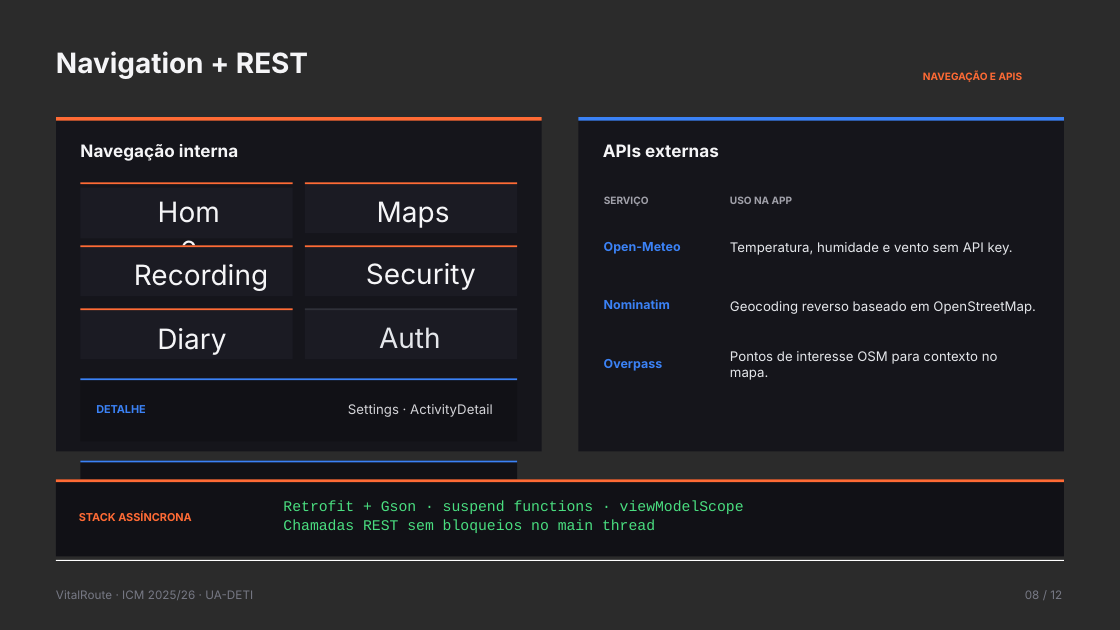
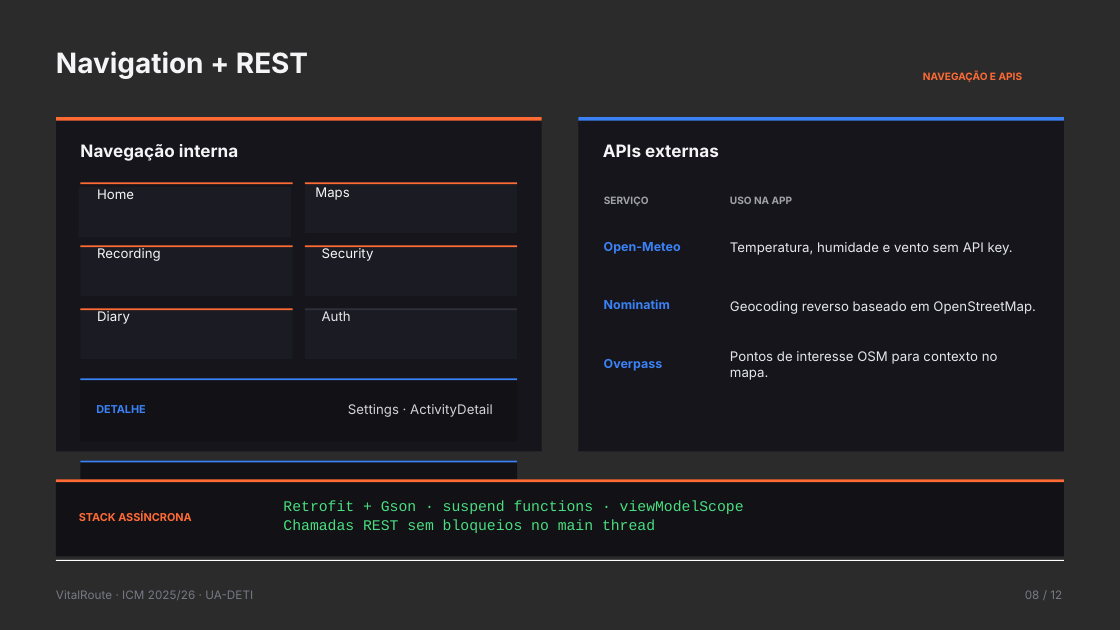
Before and after one commit to Duarte-Lourenco/ICM_2025-2026, a slide deck: slide 8 of VitalRoutePPT.pptx. Drawn at 1120x630 pixels with LibreOffice and Linux fonts; fonts in the diff are those of the drawing; background and template pictures are left out; a plain dark background stands for a picture behind light text. Boxes give left, top, right and bottom in pixels: in the first picture for what was removed or moved away, otherwise in the second. Text is boxed around its words. In the diff, an @@ line names an element or a change of style, - is before the commit and + after.

Commit message:
PowerPoint, atualização

```diff
--- a/VitalRoutePPT.pptx
+++ b/VitalRoutePPT.pptx
@@ text "Home": place and size @@
-text "Home" at bbox=[137, 195, 225, 228]
+text "Home" at bbox=[97, 189, 134, 199]
@@ text "Home" at bbox=[97, 189, 134, 199]: size 18 to 8.5 pt; alignment centre to left @@
@@ size 18 to 8.5 pt in 5 elements at bbox=[97, 248, 161, 261], bbox=[322, 248, 374, 261], bbox=[322, 311, 351, 321], bbox=[97, 311, 130, 324], bbox=[315, 187, 349, 200] @@
@@ text "Maps": place and size @@
-text "Maps" at bbox=[377, 201, 450, 228]
+text "Maps" at bbox=[315, 187, 349, 200]
@@ text "Recording": place and size @@
-text "Recording" at bbox=[134, 264, 268, 291]
+text "Recording" at bbox=[97, 248, 161, 261]
@@ text "Security": place and size @@
-text "Security" at bbox=[366, 263, 476, 290]
+text "Security" at bbox=[322, 248, 374, 261]
@@ text "Diary": place and size @@
-text "Diary" at bbox=[157, 328, 226, 355]
+text "Diary" at bbox=[97, 311, 130, 324]
@@ text "Auth": place and size @@
-text "Auth" at bbox=[379, 327, 441, 348]
+text "Auth" at bbox=[322, 311, 351, 321]
```
